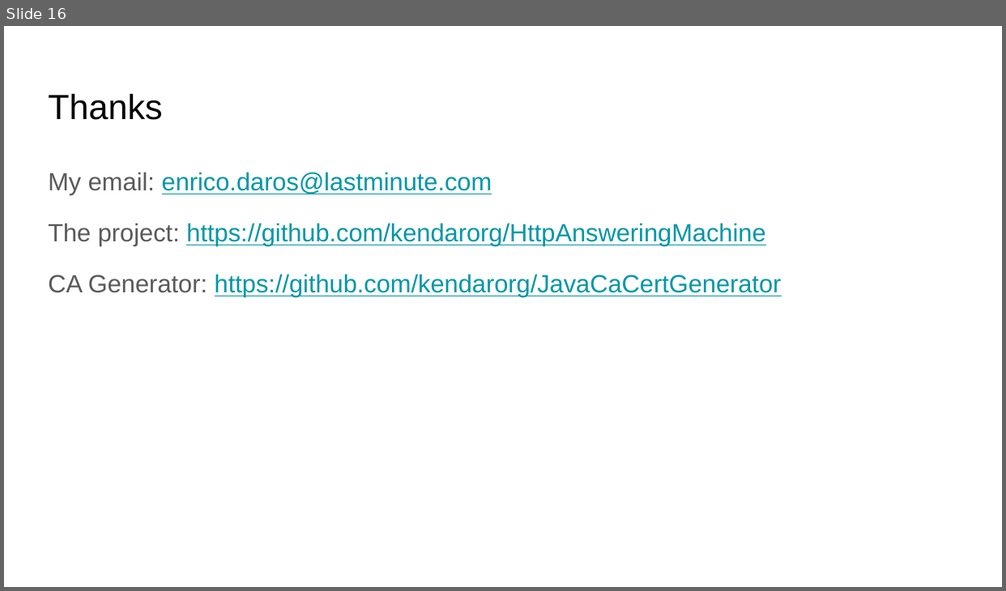
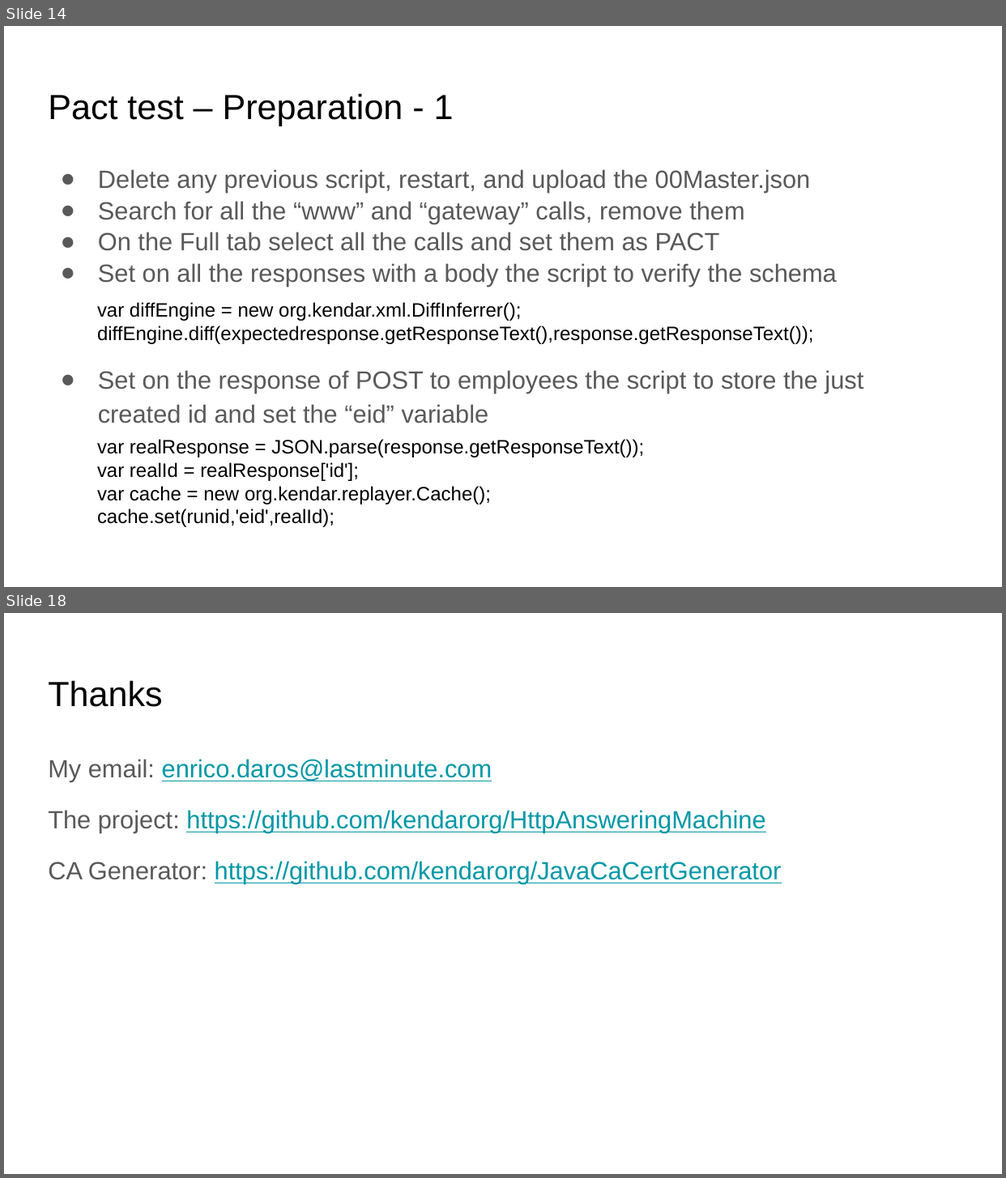
Before and after one commit to kendarorg/HttpAnsweringMachine, a slide deck: docs/HAM.pptx. Shown one above the other, each under a label of ours: slide 16 before the commit, slides 14 and 18 after it; the slides between them are not shown. The pictures are 1006x591 and 1006x1178 pixels, drawn with LibreOffice and Linux fonts; fonts in the diff are those of the drawing. Boxes give left, top, right and bottom in pixels: in the first picture for what was removed or moved away, otherwise in the second. Text is boxed around its words. In the diff, an @@ line names an element or a change of style, - is before the commit and + after.

```diff
--- a/docs/HAM.pptx
+++ b/docs/HAM.pptx
@@ slide 14 added at (x1=4, y1=26, x2=1002, y2=587), background #FFFFFF @@
@@ title added at (x1=48, y1=93, x2=454, y2=126), 25.2 pt, text #000000 @@
+Pact test – Preparation - 1
@@ text added at (x1=98, y1=169, x2=837, y2=287), 18 pt, text #595959 @@
+● Delete any previous script, restart, and upload the 00Master.json
+● Search for all the “www” and “gateway” calls, remove them
+● On the Full tab select all the calls and set them as PACT
+● Set on all the responses with a body the script to verify the schema
@@ text added at (x1=97, y1=302, x2=813, y2=344), 14 pt, text #000000 @@
+var diffEngine = new org.kendar.xml.DiffInferrer();
+diffEngine.diff(expectedresponse.getResponseText(),response.getResponseText());
@@ text added at (x1=98, y1=370, x2=863, y2=424), 18 pt, text #595959 @@
+● Set on the response of POST to employees the script to store the just created id and set the “eid” variable
@@ text added at (x1=97, y1=439, x2=644, y2=527), 14 pt, text #000000 @@
+var realResponse = JSON.parse(response.getResponseText());
+var realId = realResponse['id'];
+var cache = new org.kendar.replayer.Cache();
+cache.set(runid,'eid',realId);
@@ what was slide 16 is now slide 18 @@
```
Also in this commit, not shown: 3 slides changed, 12 other slides added, 11 slides removed, 9 other files.
